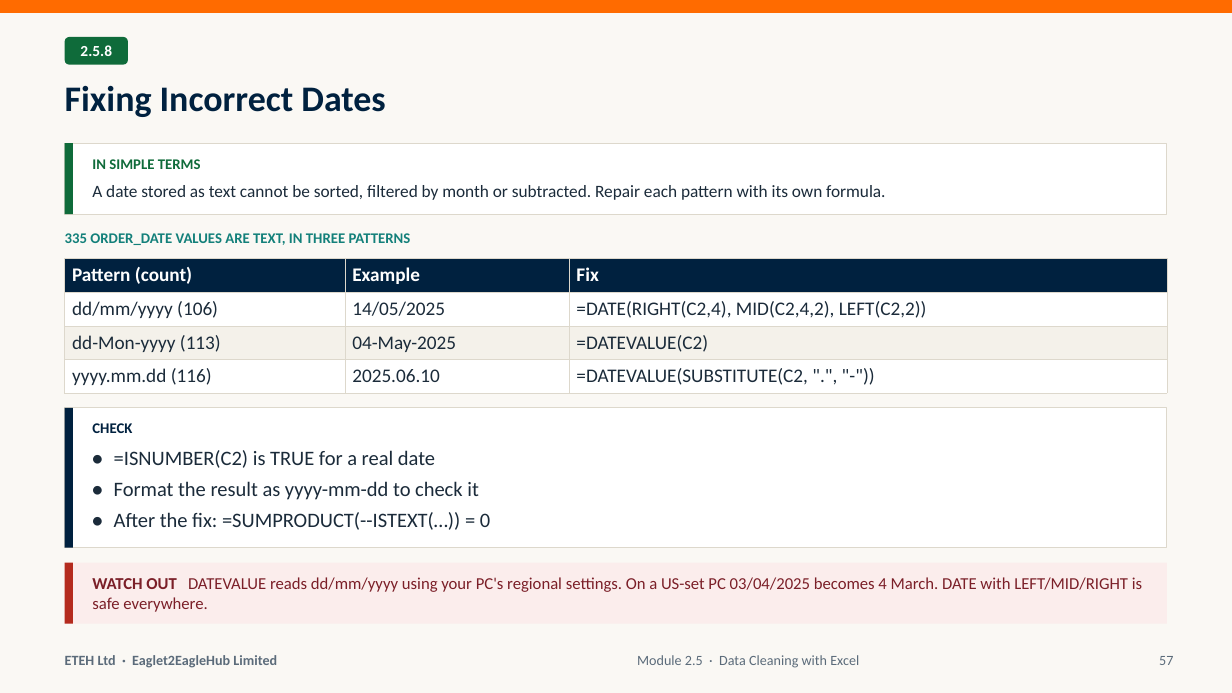
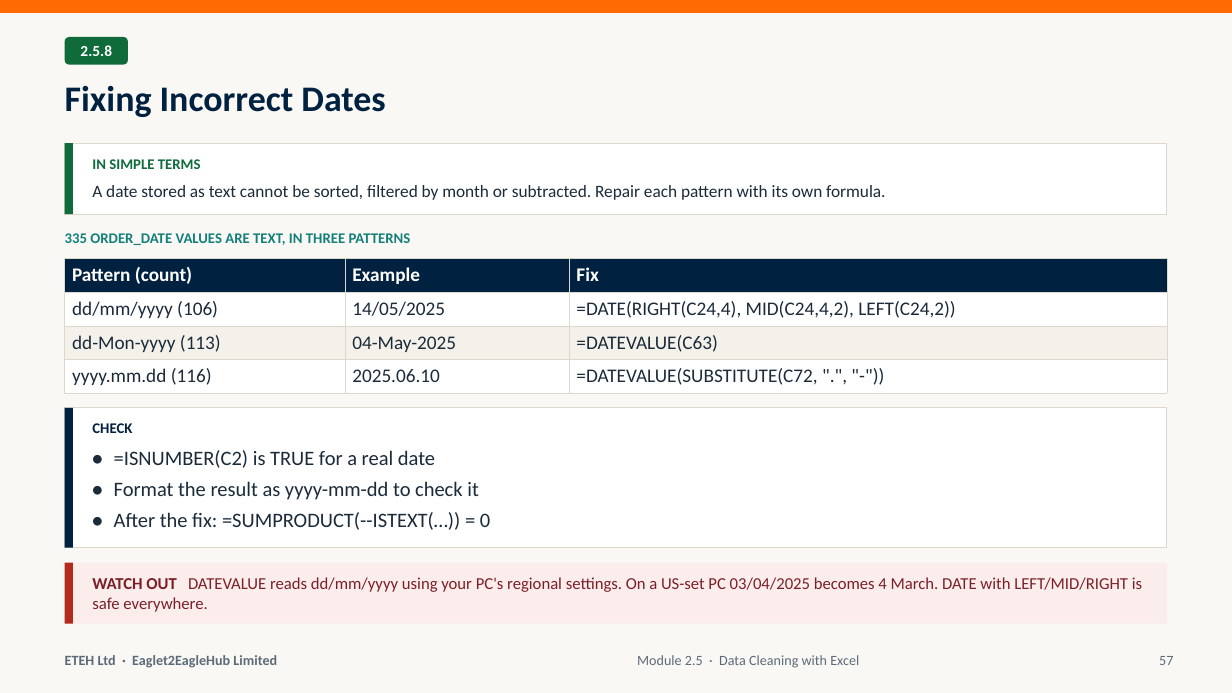
Before and after one commit to MaxiKen/ETEH, a slide deck: slide 57 of ETEH_Bootcamp_Pack/ETEH_Vol2_Week2_PowerQuery_Pivots_Slides.pptx. Drawn at 1232x693 pixels with LibreOffice and Linux fonts; fonts in the diff are those of the drawing. Boxes give left, top, right and bottom in pixels: in the first picture for what was removed or moved away, otherwise in the second. Text is boxed around its words. In the diff, an @@ line names an element or a change of style, - is before the commit and + after.

Commit message:
v3 Week 2: practice workbook covering all 175 topics (2.1-2.11), live PivotTables on tSM; deck cites real tDirty25 cells; verifier: Excel TRIM, NETWORKDAYS holidays, reset after eval errors; escape quotes in text checks

```diff
--- a/ETEH_Bootcamp_Pack/ETEH_Vol2_Week2_PowerQuery_Pivots_Slides.pptx
+++ b/ETEH_Bootcamp_Pack/ETEH_Vol2_Week2_PowerQuery_Pivots_Slides.pptx
@@ table at (65,259,1167,394) @@
-row 2, column 3: =DATE(RIGHT(C2,4), MID(C2,4,2), LEFT(C2,2))
+row 2, column 3: =DATE(RIGHT(C24,4), MID(C24,4,2), LEFT(C24,2))
-row 3, column 3: =DATEVALUE(C2)
+row 3, column 3: =DATEVALUE(C63)
@@ row 4, column 3: "=DATEVALUE(SUBSTITUTE(C2, ".", "-"))" to "=DATEVALUE(SUBSTITUTE(C72, ".", "-"))" @@
```
Also in this commit, not shown: 5 other slides changed, 12 other files.
